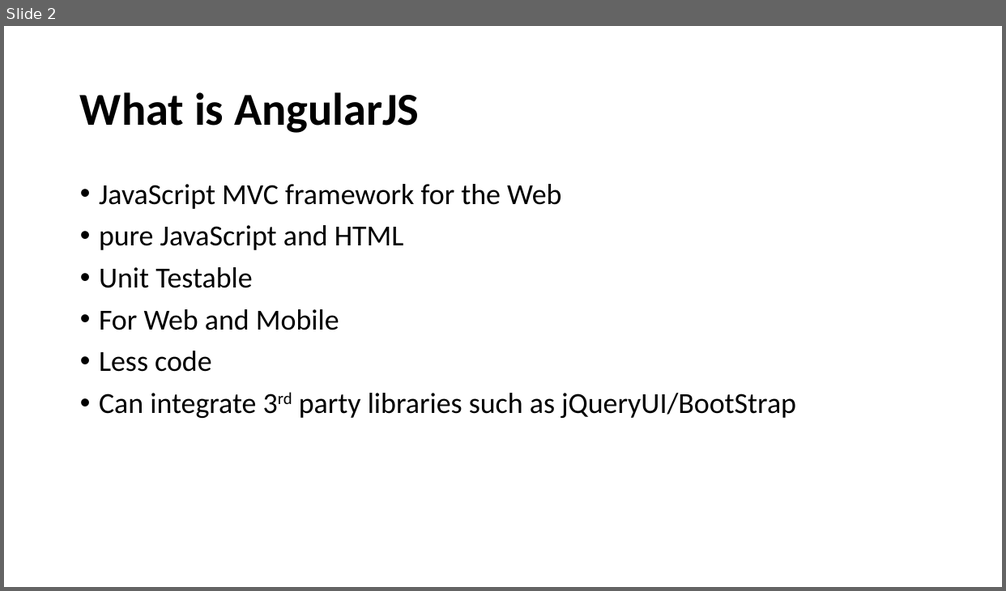
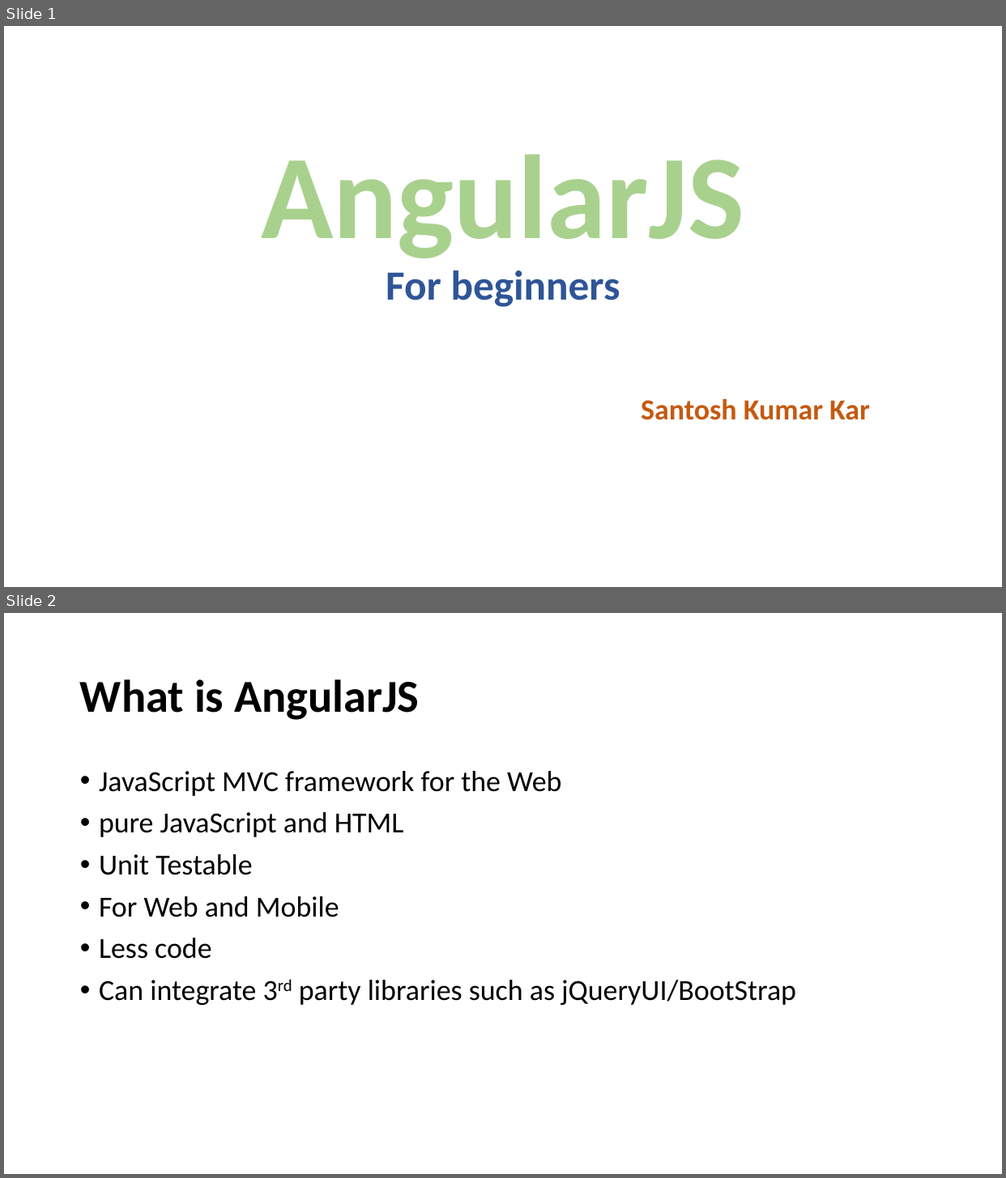
Before and after one commit to santoshkar/Angular, a slide deck: Angular JS draft.pptx. Shown one above the other, each under a label of ours: slide 2 before the commit, slides 1 and 2 after it. The pictures are 1006x591 and 1006x1178 pixels, drawn with LibreOffice and Linux fonts; fonts in the diff are those of the drawing. Boxes give left, top, right and bottom in pixels: in the first picture for what was removed or moved away, otherwise in the second. Text is boxed around its words. In the diff, an @@ line names an element or a change of style, - is before the commit and + after.

```diff
--- a/Angular JS draft.pptx
+++ b/Angular JS draft.pptx
@@ slide 1 added at (4,26,1002,587), background #FFFFFF @@
@@ title added at (261,154,744,307), 40 pt, text #2F5597, bold @@
+AngularJS
+For beginners
@@ subtitle added at (641,399,870,420), 28 pt, text #C55A11, bold @@
+Santosh Kumar Kar
```
Also in this commit, not shown: 7 slides changed, 7 other slides added, 1 slide removed, 4 other files.
